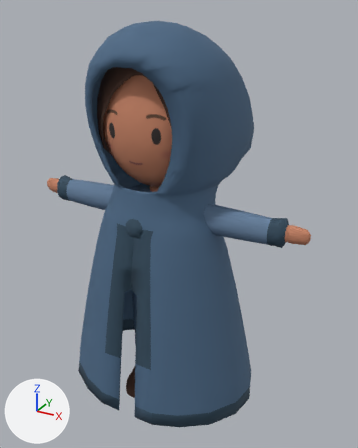
Renders of the glTF model assets/studies/traveller.glb from each side of a commit.
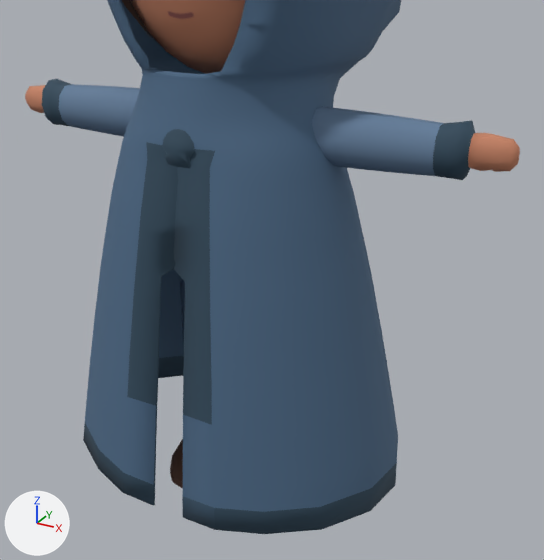
Old and new are each drawn whole from a 50 mm camera at (1.97, -3.3, 3.42) aimed at (0.09, 0.12, 1.71) and again close up from a 50 mm camera at (1.77, -2.86, 2.59) aimed at (0.23, -0.06, 1.19). The lights are fixed; the arrows at lower left show +X, +Y and +Z. The older version's two pictures come first. Vertices at exactly the same position are counted once.

Names of what the first close-up shows: 'Body', 'Garment', 'Head' and 2 more.
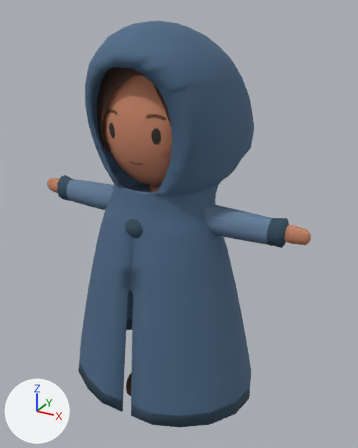
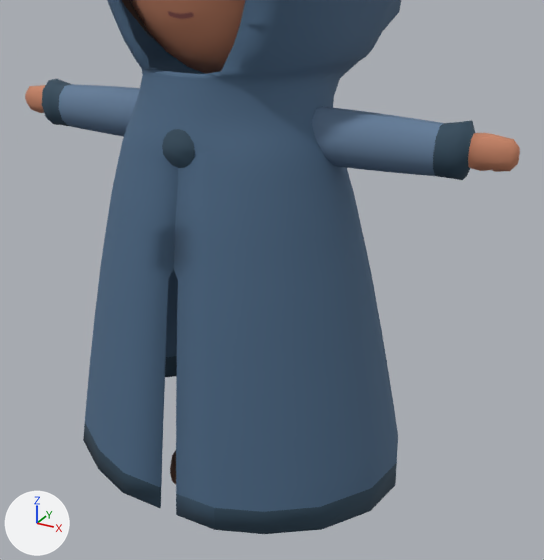
What changed in the scene script:
```text
Change me_cloakshell:
    where me_cloakshell.from_pydata(...)  # 1003 vertices, 1907 faces; spans x -0.87..0.87, y -0.66..0.76, z 0.18..3.33
    used by ob_garment; location = (0.0, 0.0, 0.0)
    me_cloakshell part 1: 29 of the vertices in x 0.05..0.08, y -0.65..-0.42, z 0.2..1.82 are moved by (-0.04, 0.0, 0.0)
    me_cloakshell part 2: 29 of the vertices in x -0.08..-0.05, y -0.65..-0.42, z 0.2..1.82 are moved by (0.04, 0.0, 0.0)
    me_cloakshell part 3: 100 kept faces spanning x -0.23..0.23, y -0.65..-0.41, z 0.2..1.87 get new texture (UV) coordinates
```

Location of each change, (x1, y1, x2, y2) in pixels of the close-ups (544 x 560 px; the box of a moved part takes in the faces that stretch with it):
part 1 of me_cloakshell, moved or reshaped: before (136, 150, 215, 530); after (136, 151, 215, 530)
part 2 of me_cloakshell, moved or reshaped: before (123, 149, 215, 506); after (123, 149, 215, 508)
part 3 of me_cloakshell, surface changed (lighter): (127, 142, 215, 425) in both
